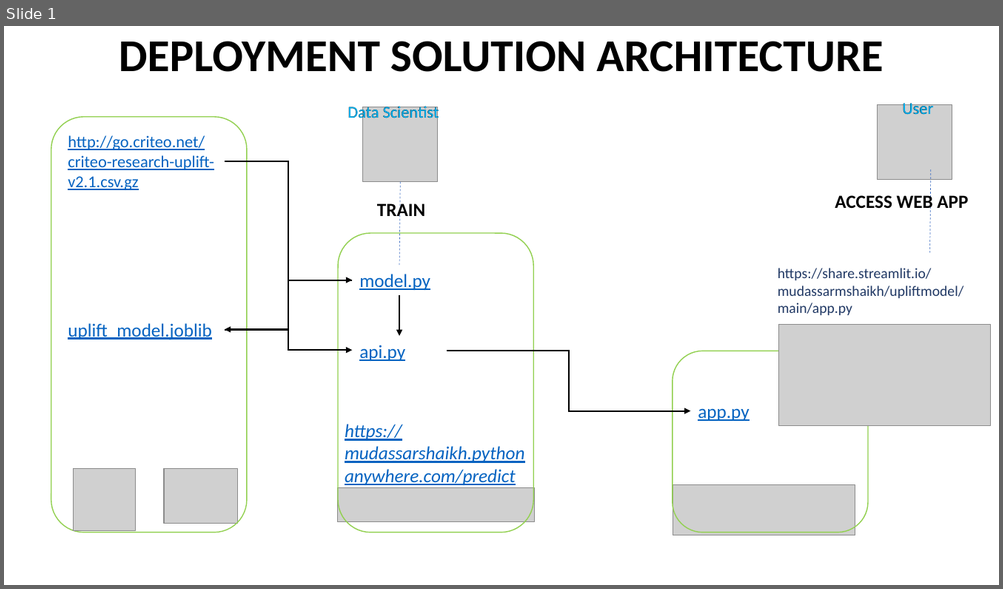
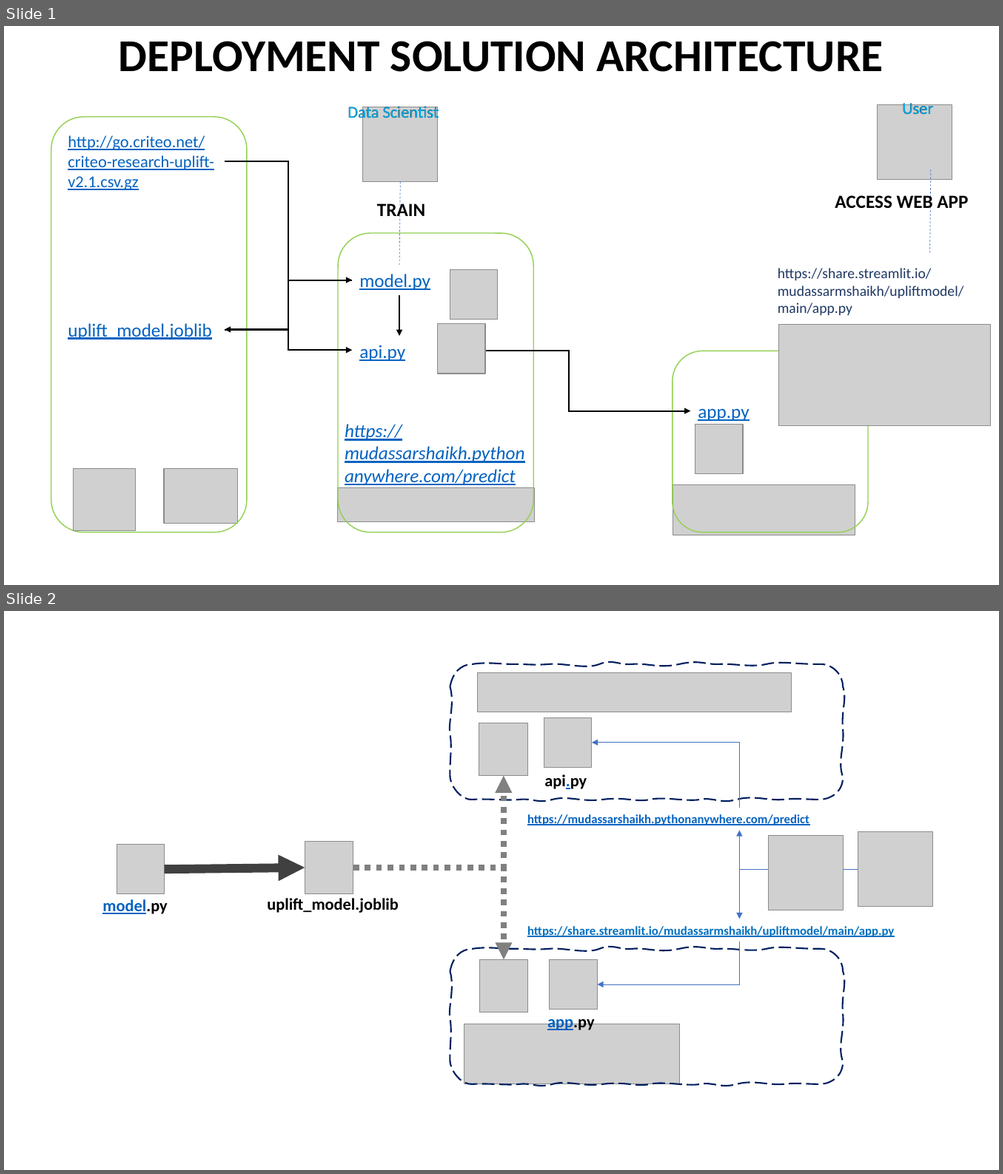
Before and after one commit to mudassarmshaikh/UpliftModel, a slide deck: Deployment Solution Architecture.pptx. Shown one above the other, each under a label of ours: slide 1 before the commit, slides 1 and 2 after it. The pictures are 1003x589 and 1003x1174 pixels, drawn with LibreOffice and Linux fonts; fonts in the diff are those of the drawing; grey boxes stand for pictures. Boxes give left, top, right and bottom in pixels: in the first picture for what was removed or moved away, otherwise in the second. Text is boxed around its words. In the diff, an @@ line names an element or a change of style, - is before the commit and + after.

Commit message:
Updated access flow

```diff
--- a/Deployment Solution Architecture.pptx
+++ b/Deployment Solution Architecture.pptx
@@ slide 2 added at (x1=4, y1=611, x2=999, y2=1170), background #FFFFFF @@
@@ freeform shape added at (x1=450, y1=664, x2=842, y2=800), outline #002060 1.5 pt dashed @@
@@ picture added at (x1=478, y1=673, x2=792, y2=712) @@
@@ picture added at (x1=544, y1=718, x2=592, y2=768) @@
@@ picture added at (x1=479, y1=723, x2=528, y2=776) @@
@@ elbow arrow added from (740, 808) to (592, 742), #4472C4 0.5 pt @@
@@ elbow arrow added from (353, 868) to (504, 776), #808080 5.5 pt dashed @@
@@ text added at (x1=544, y1=775, x2=586, y2=789), 16 pt, text #000000, bold @@
+api.py
@@ text added at (x1=527, y1=815, x2=809, y2=826), 12 pt, text #0563C1, bold, underline @@
+https://mudassarshaikh.pythonanywhere.com/predict
@@ elbow arrow added from (857, 869) to (740, 830), #4472C4 0.5 pt @@
@@ picture added at (x1=857, y1=832, x2=932, y2=906) @@
@@ picture added at (x1=116, y1=845, x2=165, y2=894) @@
@@ picture added at (x1=304, y1=842, x2=353, y2=894) @@
@@ picture added at (x1=768, y1=835, x2=842, y2=910) @@
@@ arrow added from (165, 869) to (304, 868), #404040 8.5 pt @@
@@ elbow arrow added from (353, 868) to (504, 960), #808080 5.5 pt dashed @@
@@ elbow arrow added from (857, 869) to (740, 919), #4472C4 0.5 pt @@
@@ text added at (x1=267, y1=898, x2=398, y2=913), 16 pt, text #000000, bold @@
+uplift_model.joblib
@@ text added at (x1=102, y1=900, x2=167, y2=914), 16 pt, text #0563C1, bold, underline @@
+model.py
@@ text added at (x1=527, y1=926, x2=893, y2=937), 12 pt, text #0070C0, bold, underline @@
+https://share.streamlit.io/mudassarmshaikh/upliftmodel/main/app.py
@@ elbow arrow added from (740, 942) to (597, 985), #4472C4 0.5 pt @@
@@ freeform shape added at (x1=450, y1=949, x2=842, y2=1085), outline #002060 1.5 pt dashed @@
@@ picture added at (x1=479, y1=960, x2=528, y2=1013) @@
@@ picture added at (x1=549, y1=960, x2=597, y2=1010) @@
@@ picture added at (x1=464, y1=1025, x2=679, y2=1084) @@
@@ text added at (x1=547, y1=1014, x2=594, y2=1031), 16 pt, text #0563C1, bold, underline @@
+app.py
@@ slide 1 changed as well @@
@@ picture added at (x1=450, y1=270, x2=498, y2=320) @@
@@ picture added at (x1=438, y1=324, x2=485, y2=375) @@
@@ picture added at (x1=695, y1=424, x2=743, y2=474) @@
```
